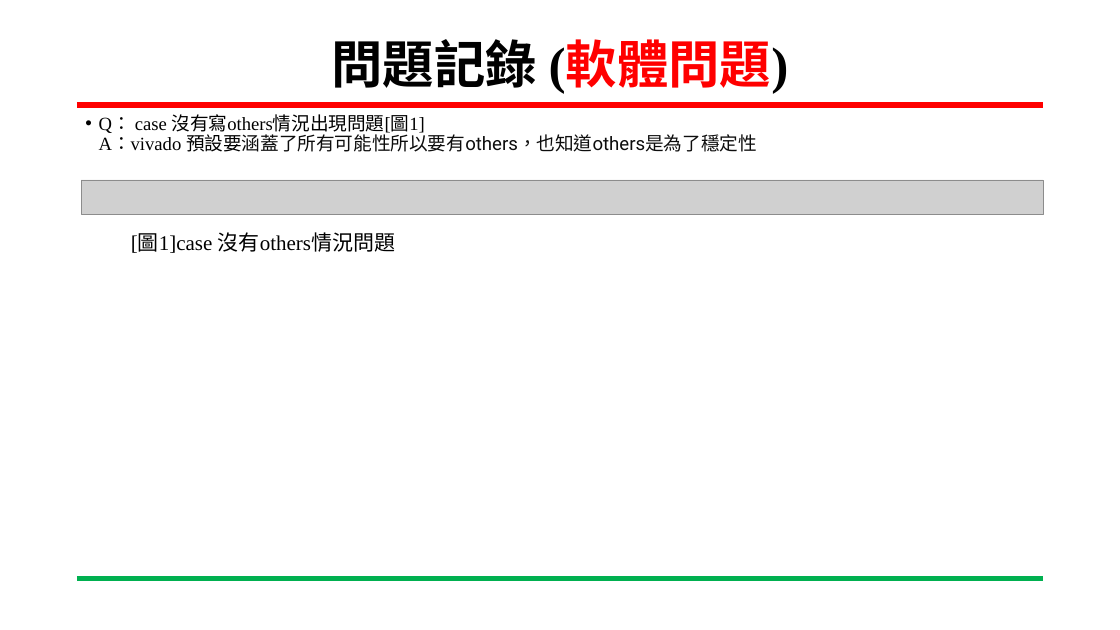
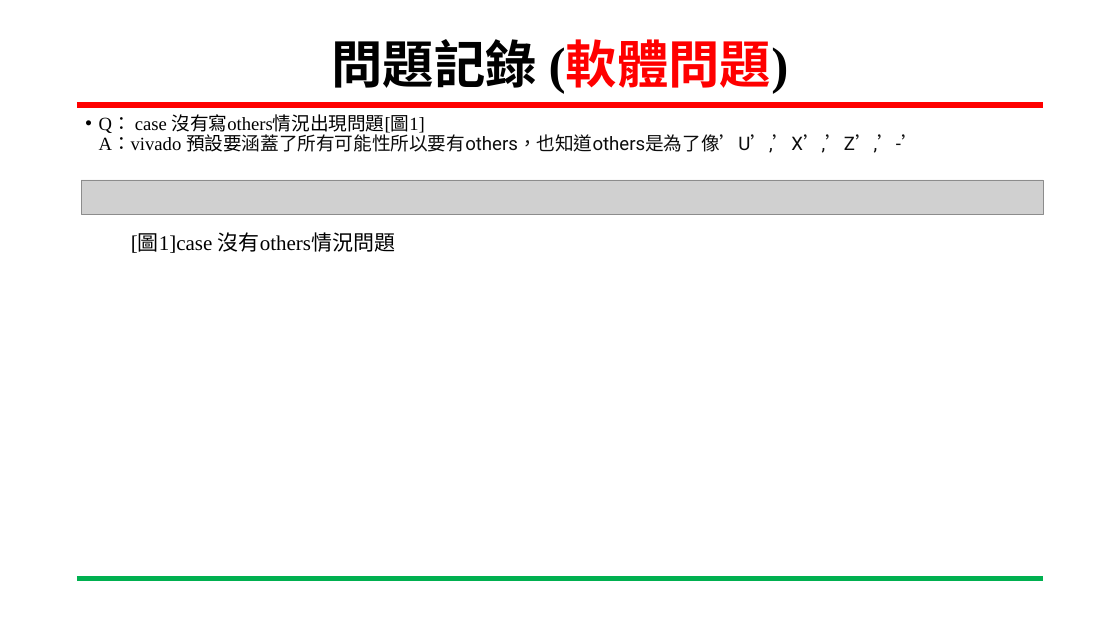
Before and after one commit to chjason123/SoC_, a slide deck: slide 15 of 專案進度報告_陳冠華_20241213.pptx. Drawn at 1120x630 pixels with LibreOffice and Linux fonts; fonts in the diff are those of the drawing; grey boxes stand for pictures; background and template pictures are left out. Boxes give left, top, right and bottom in pixels: in the first picture for what was removed or moved away, otherwise in the second. Text is boxed around its words. In the diff, an @@ line names an element or a change of style, - is before the commit and + after.

```diff
--- a/專案進度報告_陳冠華_20241213.pptx
+++ b/專案進度報告_陳冠華_20241213.pptx
@@ text at bbox=[99, 114, 920, 153]: text changed; font Times New Roman to Roboto; text colour #000000 to #0D0D0D @@
-• Q： case 沒有寫others情況出現問題[圖1]
-  A：vivado 預設要涵蓋了所有可能性所以要有others，也知道others是為了穩定性
+• Q： case 沒有寫others情況出現問題[圖1]
+  A：vivado 預設要涵蓋了所有可能性所以要有others，也知道others是為了像’U’,’X’,’Z’,’-’
```
Also in this commit, not shown: 5 other slides changed, 1 other file.
